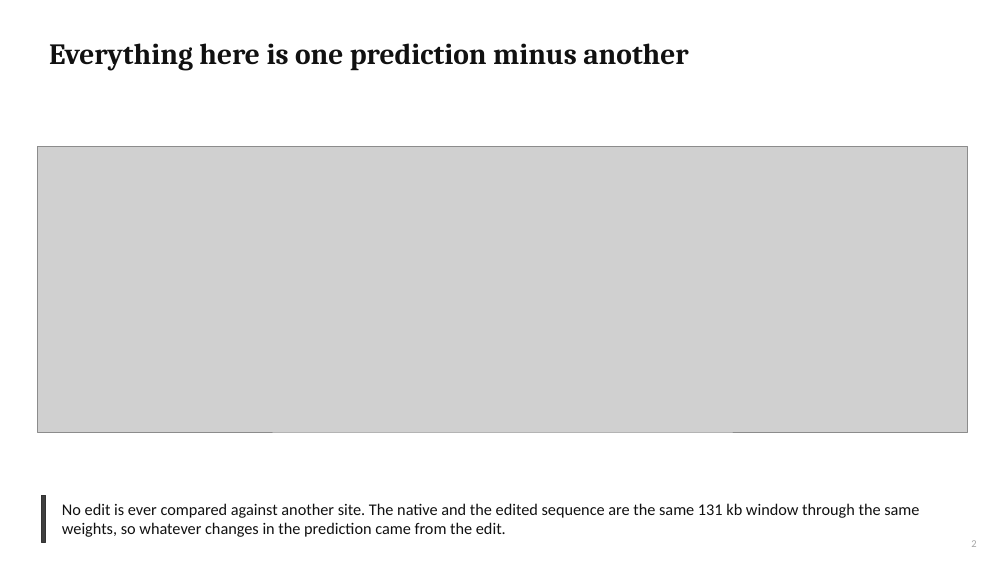
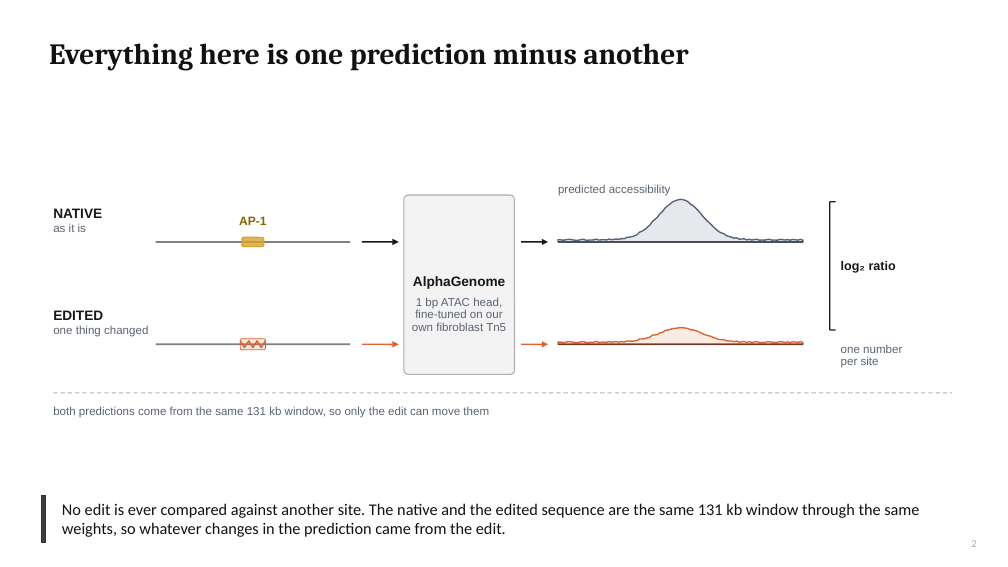
Before and after one commit to cytokine4242/Alpha_Genome_Ap1, a slide deck: slide 2 of Analysis/AP1_fibroblast_lab_meeting.pptx. Drawn at 1008x567 pixels with LibreOffice and Linux fonts; fonts in the diff are those of the drawing; grey boxes stand for pictures. Boxes give left, top, right and bottom in pixels: in the first picture for what was removed or moved away, otherwise in the second. Text is boxed around its words. In the diff, an @@ line names an element or a change of style, - is before the commit and + after.

```diff
--- a/Analysis/AP1_fibroblast_lab_meeting.pptx
+++ b/Analysis/AP1_fibroblast_lab_meeting.pptx
@@ picture removed at [38, 147, 968, 433] @@
@@ text added at [53, 208, 102, 218], 13 pt, text #15181C, bold @@
+NATIVE
@@ rounded rectangle added at [404, 195, 514, 374], fill #15181C at 5% opacity, outline #15181C 1 pt @@
@@ text added at [558, 184, 671, 196], 11 pt, text #5A6471 @@
+predicted accessibility
@@ freeform shape added at [558, 190, 803, 242], fill #55637A at 14% opacity, outline #55637A 1.3 pt @@
@@ line added from (830, 202) to (830, 330), #15181C 1.2 pt @@
@@ line added from (830, 202) to (836, 202), #15181C 1.2 pt @@
@@ text added at [53, 224, 86, 232], 11 pt, text #5A6471 @@
+as it is
@@ text added at [239, 216, 267, 225], 11.5 pt, text #8A6400, bold @@
+AP-1
@@ rounded rectangle added at [242, 237, 264, 247], fill #D9A32B at 80% opacity, outline #D9A32B 1.1 pt @@
@@ line added from (156, 242) to (350, 242), #15181C 1.6 pt @@
@@ arrow added from (362, 242) to (399, 242), #15181C 1.4 pt @@
@@ arrow added from (521, 242) to (548, 242), #15181C 1.4 pt @@
@@ line added from (558, 242) to (803, 242), #15181C 1.6 pt @@
@@ text added at [841, 261, 896, 273], 12 pt, text #15181C, bold @@
+log₂ ratio
@@ text added at [413, 276, 505, 289], 13 pt, text #15181C, bold @@
+AlphaGenome
@@ text added at [416, 297, 502, 308], 11 pt, text #5A6471 @@
+1 bp ATAC head,
@@ freeform shape added at [558, 293, 803, 345], fill #E2622F at 12% opacity, outline #E2622F 1.3 pt @@
@@ text added at [53, 310, 103, 320], 13 pt, text #15181C, bold @@
+EDITED
@@ text added at [53, 325, 148, 337], 11 pt, text #5A6471 @@
+one thing changed
@@ text added at [412, 322, 506, 331], 11 pt, text #5A6471 @@
+own fibroblast Tn5
@@ text added at [415, 309, 503, 318], 11 pt, text #5A6471 @@
+fine-tuned on our
@@ line added from (156, 344) to (350, 344), #15181C 1.6 pt @@
@@ rounded rectangle added at [240, 339, 265, 349], fill #E2622F at 14% opacity, outline #E2622F 0.75 pt @@
@@ freeform shape added at [240, 340, 265, 349], outline #E2622F 1.4 pt @@
@@ arrow added from (362, 344) to (399, 344), #E2622F 1.4 pt @@
@@ arrow added from (521, 344) to (548, 344), #E2622F 1.4 pt @@
@@ line added from (558, 344) to (803, 344), #15181C 1.6 pt @@
@@ line added from (830, 330) to (836, 330), #15181C 1.2 pt @@
@@ text added at [841, 344, 902, 353], 11 pt, text #5A6471 @@
+one number
@@ text added at [841, 356, 879, 368], 11 pt, text #5A6471 @@
+per site
@@ text added at [53, 406, 489, 418], 11 pt, text #5A6471 @@
+both predictions come from the same 131 kb window, so only the edit can move them
@@ line added from (54, 393) to (952, 393), #AFB5BD 1 pt dashed @@
```
Also in this commit, not shown: 5 other slides changed, 15 other files.
